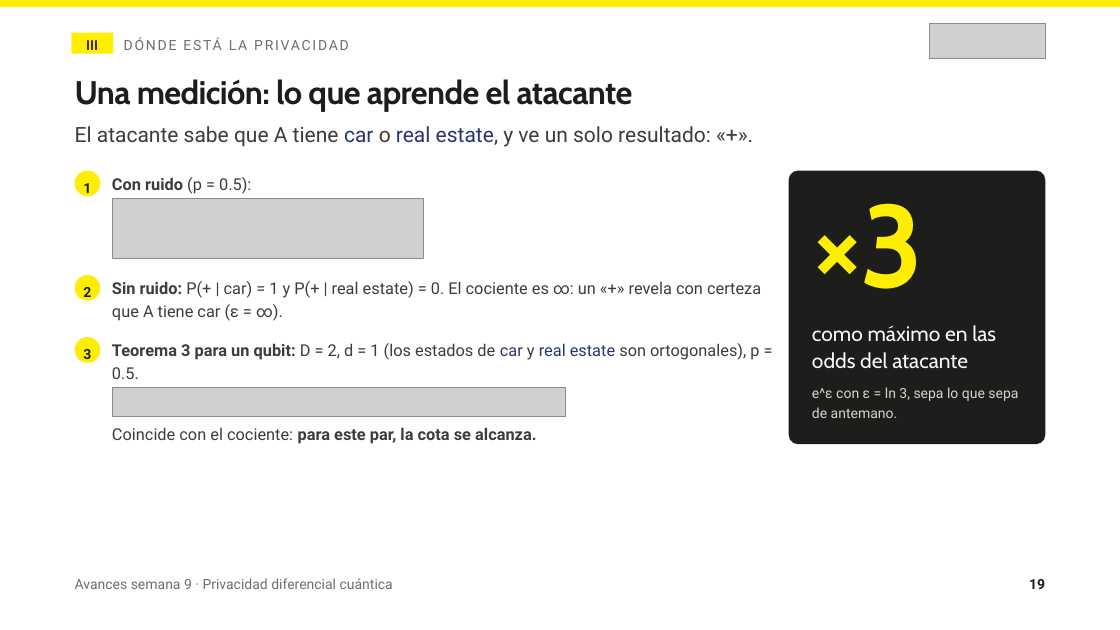
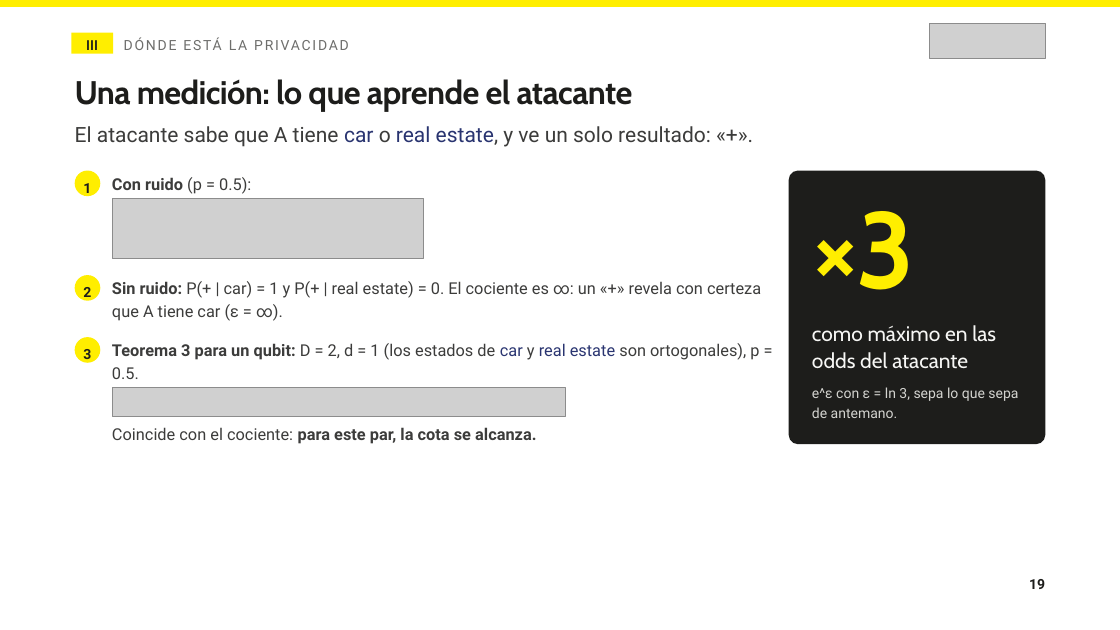
Before and after one commit to tomasSiSa18/TesisPregrado, a slide deck: slide 19 of PresentacionSemana10/Avances semana 10.pptx. Drawn at 1120x630 pixels with LibreOffice and Linux fonts; fonts in the diff are those of the drawing; grey boxes stand for pictures. Boxes give left, top, right and bottom in pixels: in the first picture for what was removed or moved away, otherwise in the second. Text is boxed around its words. In the diff, an @@ line names an element or a change of style, - is before the commit and + after.

```diff
--- a/PresentacionSemana10/Avances semana 10.pptx
+++ b/PresentacionSemana10/Avances semana 10.pptx
@@ text "×3" at (x1=812, y1=211, x2=915, y2=290): size 100 to 92.5 pt @@
@@ text removed at (x1=75, y1=578, x2=393, y2=589) @@
-Avances semana 9 · Privacidad diferencial cuántica
```
Also in this commit, not shown: 37 other slides changed.
